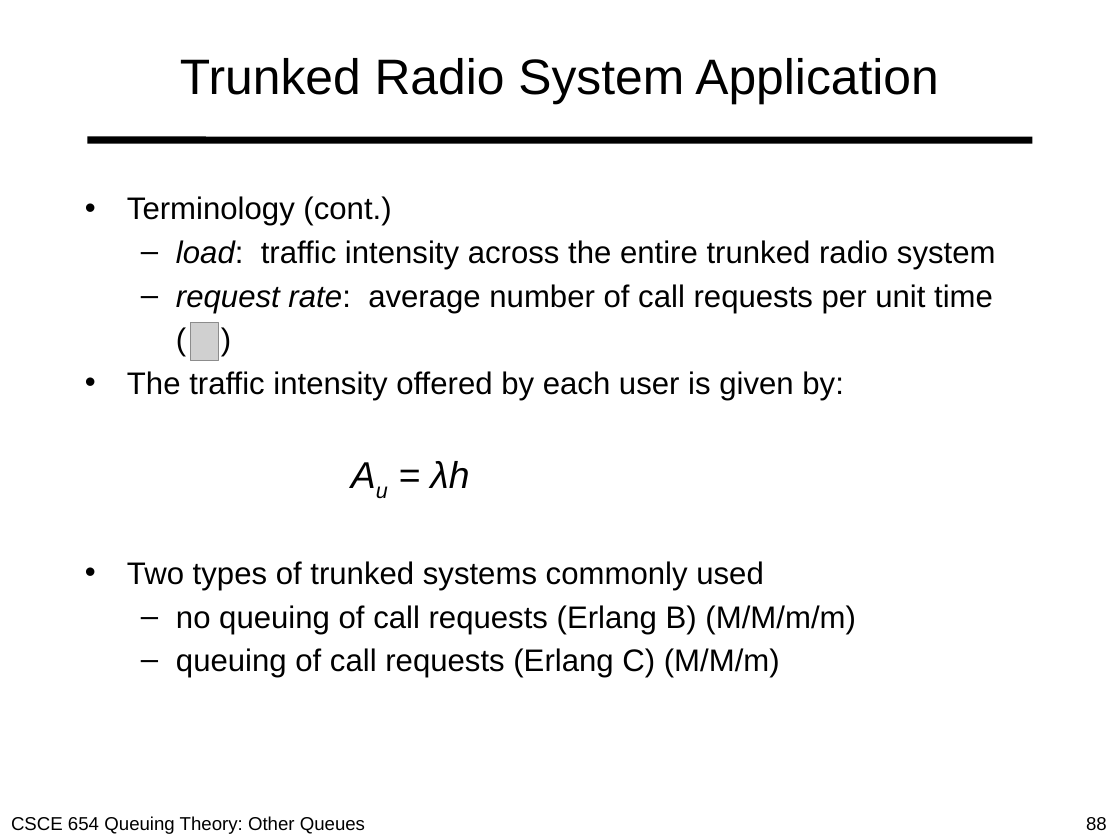
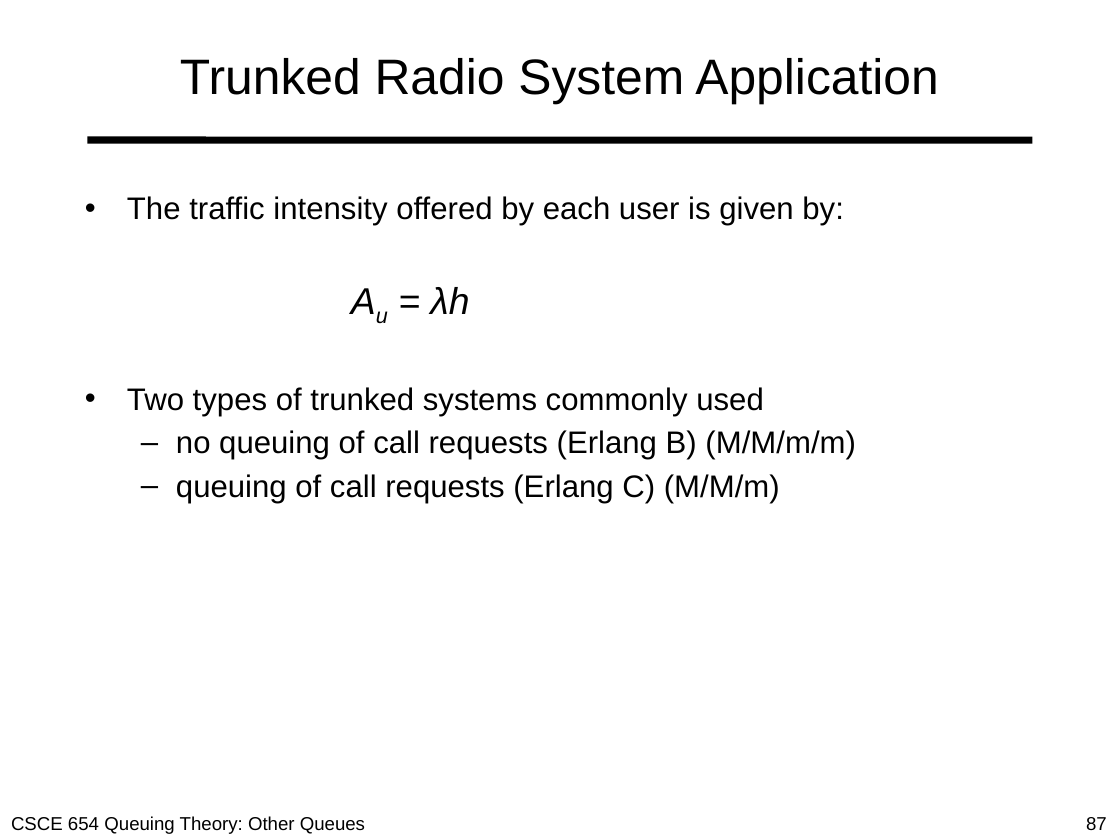
Before and after one commit to MHayden18/Communications, a slide deck: slide 87 of Powerpoints/05_Other_queues.pptx (slide 88 before the commit). Drawn at 1120x840 pixels with LibreOffice and Linux fonts; fonts in the diff are those of the drawing; grey boxes stand for pictures. Boxes give left, top, right and bottom in pixels: in the first picture for what was removed or moved away, otherwise in the second. Text is boxed around its words. In the diff, an @@ line names an element or a change of style, - is before the commit and + after.

```diff
--- a/Powerpoints/05_Other_queues.pptx
+++ b/Powerpoints/05_Other_queues.pptx
@@ text at box(127, 196, 996, 313): paragraphs removed @@
-• Terminology (cont.)
-  – load: traffic intensity across the entire trunked radio system
-  – request rate: average number of call requests per unit time
-  ( )
@@ picture removed at box(190, 323, 218, 362) @@
@@ page number at box(1086, 817, 1107, 830): text changed @@
-88
+87
```
Also in this commit, not shown: 11 other slides changed, 1 slide removed, 1 other file.
